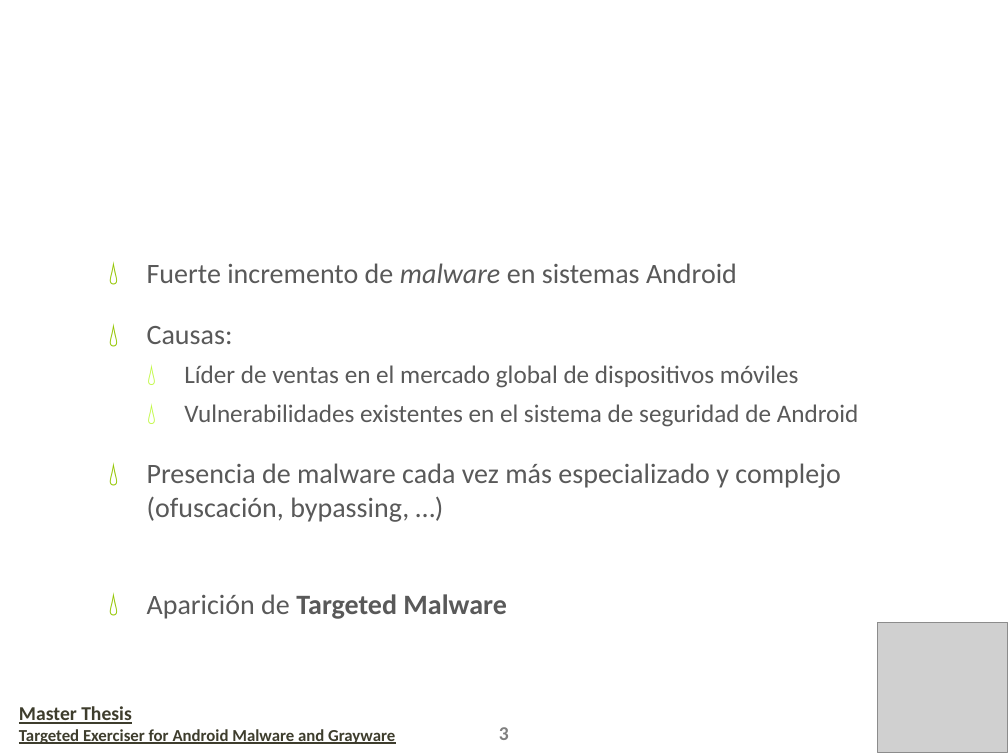
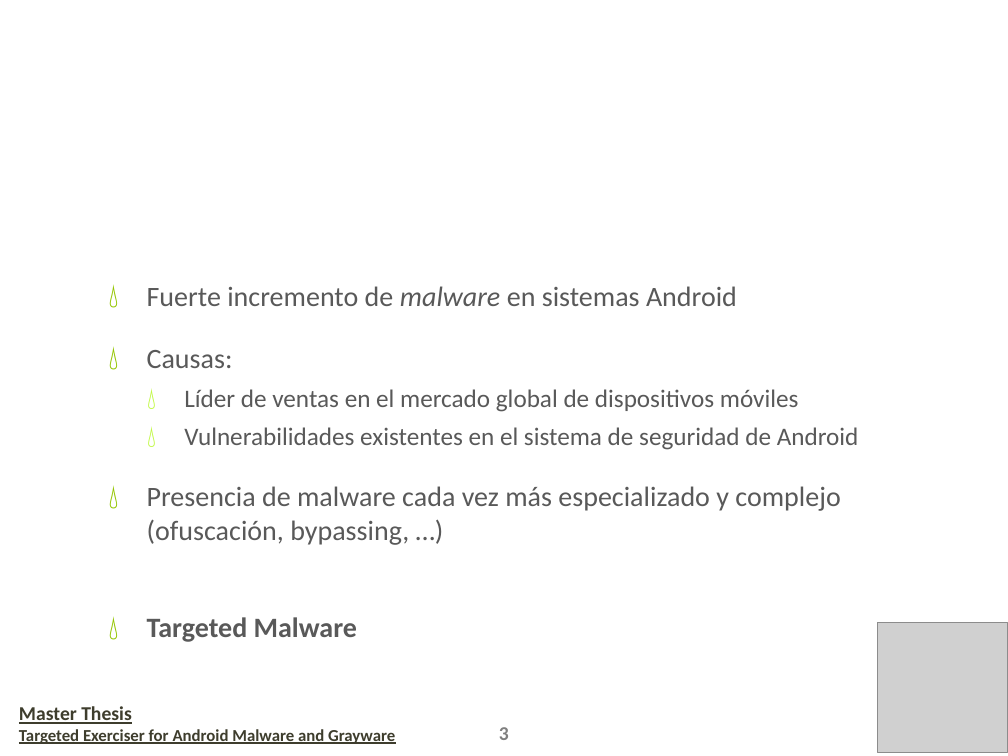
Before and after one commit to mariohhd/targetdroid-tfm, a slide deck: slide 3 of doc/tfm_presentacion.pptx. Drawn at 1008x756 pixels with LibreOffice and Linux fonts; fonts in the diff are those of the drawing; grey boxes stand for pictures; background and template pictures are left out. Boxes give left, top, right and bottom in pixels: in the first picture for what was removed or moved away, otherwise in the second. Text is boxed around its words. In the diff, an @@ line names an element or a change of style, - is before the commit and + after.

```diff
--- a/doc/tfm_presentacion.pptx
+++ b/doc/tfm_presentacion.pptx
@@ text "Fuerte incremento de malware en ...": place and size @@
-text "Fuerte incremento de malware en ..." at (147, 263, 859, 619)
+text "Fuerte incremento de malware en ..." at (147, 286, 859, 642)
@@ text at (147, 617, 357, 642): text changed @@
-💧 Aparición de Targeted Malware
+💧 Targeted Malware
```
Also in this commit, not shown: 14 other slides changed, 11 slides added, 8 slides removed, 1 other file.
